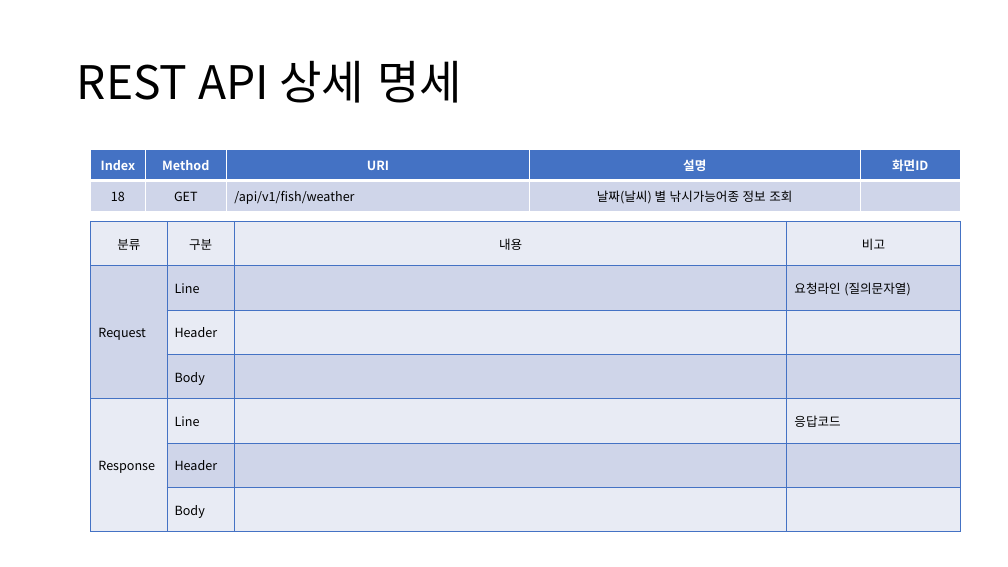
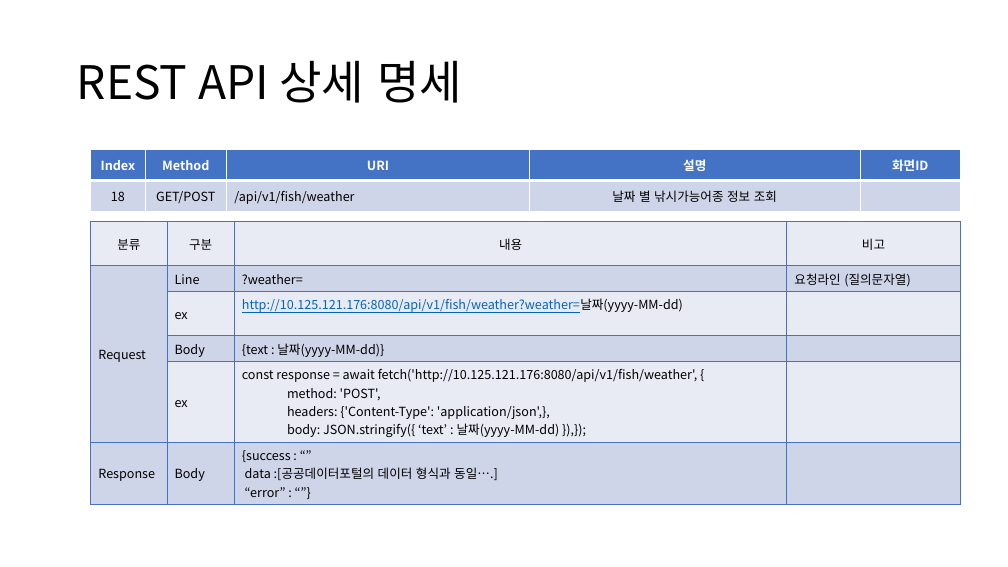
Before and after one commit to sujidaddy/workspace_miniproject, a slide deck: slide 40 of 미니프로젝트계획서제출용.pptx. Drawn at 1008x567 pixels with LibreOffice and Linux fonts; fonts in the diff are those of the drawing. Boxes give left, top, right and bottom in pixels: in the first picture for what was removed or moved away, otherwise in the second. Text is boxed around its words. In the diff, an @@ line names an element or a change of style, - is before the commit and + after.

Commit message:
API 처리 방식 추가 어종 정보 처리 추가

```diff
--- a/미니프로젝트계획서제출용.pptx
+++ b/미니프로젝트계획서제출용.pptx
@@ table at (91,150,960,211) @@
-row 2, column 2: GET
+row 2, column 2: GET/POST
-row 2, column 4: 날짜(날씨) 별 낚시가능어종 정보 조회
+row 2, column 4: 날짜 별 낚시가능어종 정보 조회
@@ table at (91,222,960,501) @@
-row 2: Request | Line |  | 요청라인 (질의문자열)
-row 3:  | Header |  | 
-row 4:  | Body |  | 
-row 5: Response | Line |  | 응답코드
-row 6:  | Header |  | 
-row 7:  | Body |  | 
+row 2: Request | Line | ?weather= | 요청라인 (질의문자열)
+row 3:  | ex | http://10.125.121.176:8080/api/v1/fish/weather?weather=날짜(yyyy-MM-dd) | 
+row 4:  | Body | {text : 날짜(yyyy-MM-dd)} | 
+row 5:  | ex | const response = await fetch('http://10.125.121.176:8080/api/v1/fish/weather', { / method: 'POST', / headers: {'Content-Type': 'application/json',}, / body: JSON.stringify({ ‘text’ : 날짜(yyyy-MM-dd) }),}); | 
+row 6: Response | Body | {success : “” data :[공공데이터포털의 데이터 형식과 동일….] / “error” : “”} | 
```
Also in this commit, not shown: 19 other slides changed, 11 other files.
